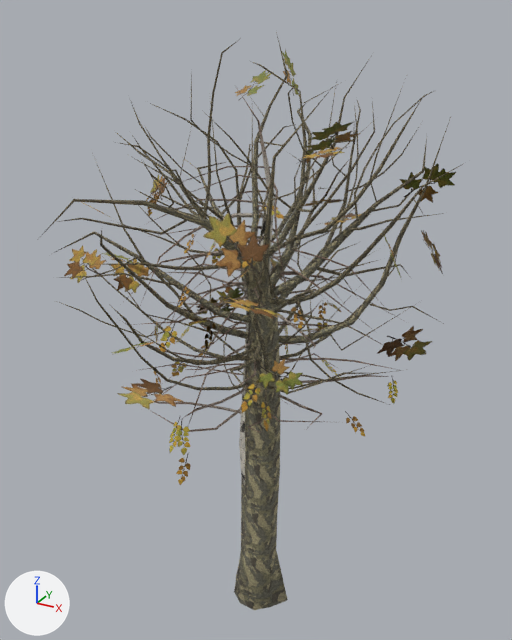
Renders of the Blender file assets/blender/heron-reach/ground-trees.blend from each side of a commit.
Both versions are drawn from a 50 mm camera at (3.78, -6.93, 7.72) aimed at (0.0, -0.06, 4.29). Lighting does not change. The marker at lower left points along +X, +Y and +Z. The picture after the commit comes second.

In view in the first picture: 'TREE_BIRCH_A_LOD1_bark', 'TREE_BIRCH_A_LOD1_leaves', 'TREE_BIRCH_B_LOD1_bark', 'TREE_BIRCH_B_LOD1_leaves', 'TREE_PLANE_A_LOD1_bark', 'TREE_PLANE_A_LOD1_leaves', 'TREE_PLANE_B_LOD1_bark', 'TREE_PLANE_B_LOD1_leaves'.
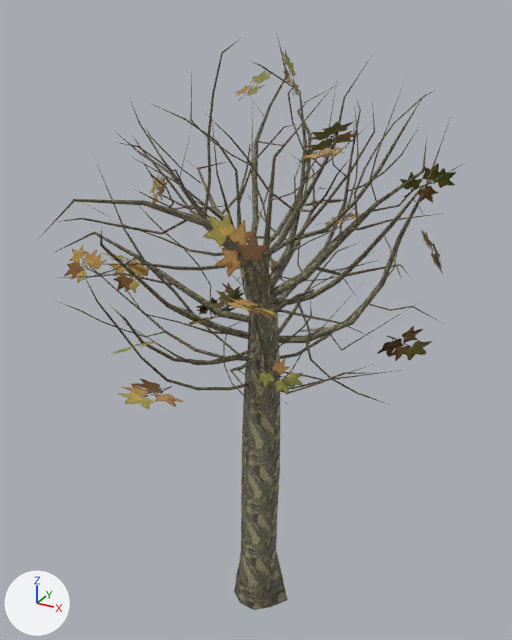
Commit message: Use fuller plane trees for Heron Reach boundary planting

Where the change shows, as pixel boxes (x1, y1, x2, y2) in the pictures (512 x 640 px):
'TREE_BIRCH_A_LOD1_bark', deleted: before (131, 87, 404, 440)
'TREE_BIRCH_B_LOD1_bark', deleted: before (118, 205, 347, 486)
'TREE_BIRCH_B_LOD1_leaves', deleted: before (154, 201, 342, 485)
'TREE_BIRCH_A_LOD1_leaves', deleted: before (146, 179, 398, 436)

Edits to the bpy script that builds the scene:
```text
Remove ob_tree_birch_a_lod1_bark:
    ob_tree_birch_a_lod1_bark = bpy.data.objects.new('TREE_BIRCH_A_LOD1_bark', me_tree_birch_a_lod1_bark)
    ob_tree_birch_a_lod1_bark.parent = ob_tree_birch_a_lod1
    ob_tree_birch_a_lod1_bark.location = (0.0, 0.0, 0.0)
Remove ob_tree_birch_a_lod1_leaves:
    ob_tree_birch_a_lod1_leaves = bpy.data.objects.new('TREE_BIRCH_A_LOD1_leaves', me_tree_birch_a_lod1_leaves)
    ob_tree_birch_a_lod1_leaves.parent = ob_tree_birch_a_lod1
    ob_tree_birch_a_lod1_leaves.location = (0.0, 0.0, 0.0)
Remove ob_tree_birch_b_lod1_bark:
    ob_tree_birch_b_lod1_bark = bpy.data.objects.new('TREE_BIRCH_B_LOD1_bark', me_tree_birch_b_lod1_bark)
    ob_tree_birch_b_lod1_bark.parent = ob_tree_birch_b_lod1
    ob_tree_birch_b_lod1_bark.location = (0.0, 0.0, 0.0)
Remove ob_tree_birch_b_lod1_leaves:
    ob_tree_birch_b_lod1_leaves = bpy.data.objects.new('TREE_BIRCH_B_LOD1_leaves', me_tree_birch_b_lod1_leaves)
    ob_tree_birch_b_lod1_leaves.parent = ob_tree_birch_b_lod1
    ob_tree_birch_b_lod1_leaves.location = (0.0, 0.0, 0.0)
```
